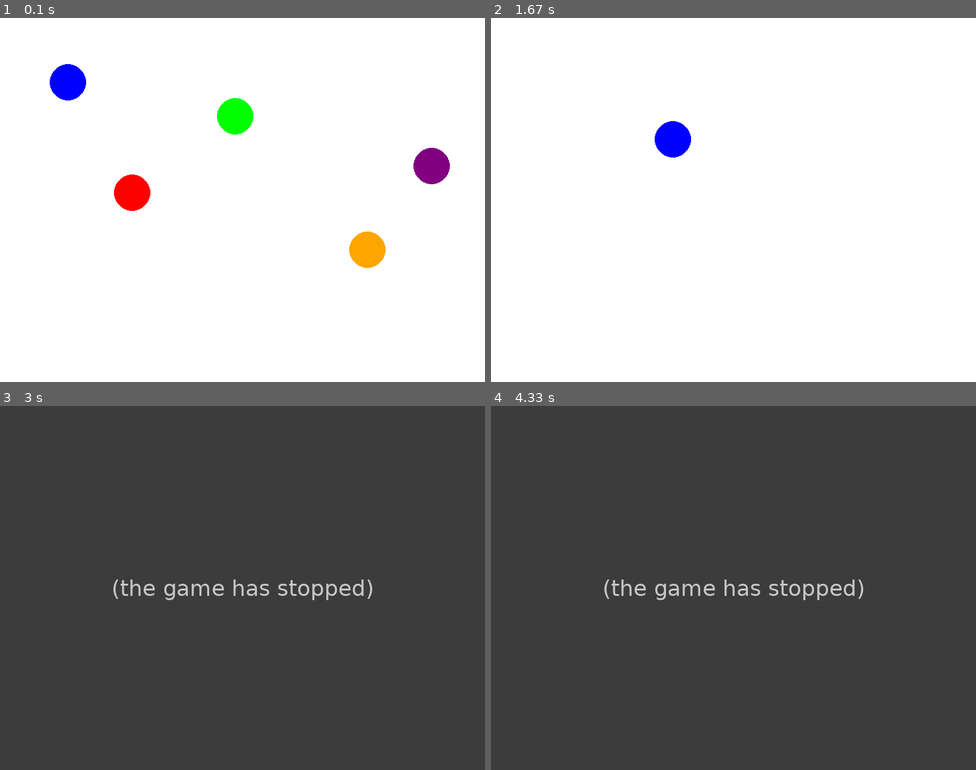
Above: before the commit, frames 1-4 (two rows, left to right).
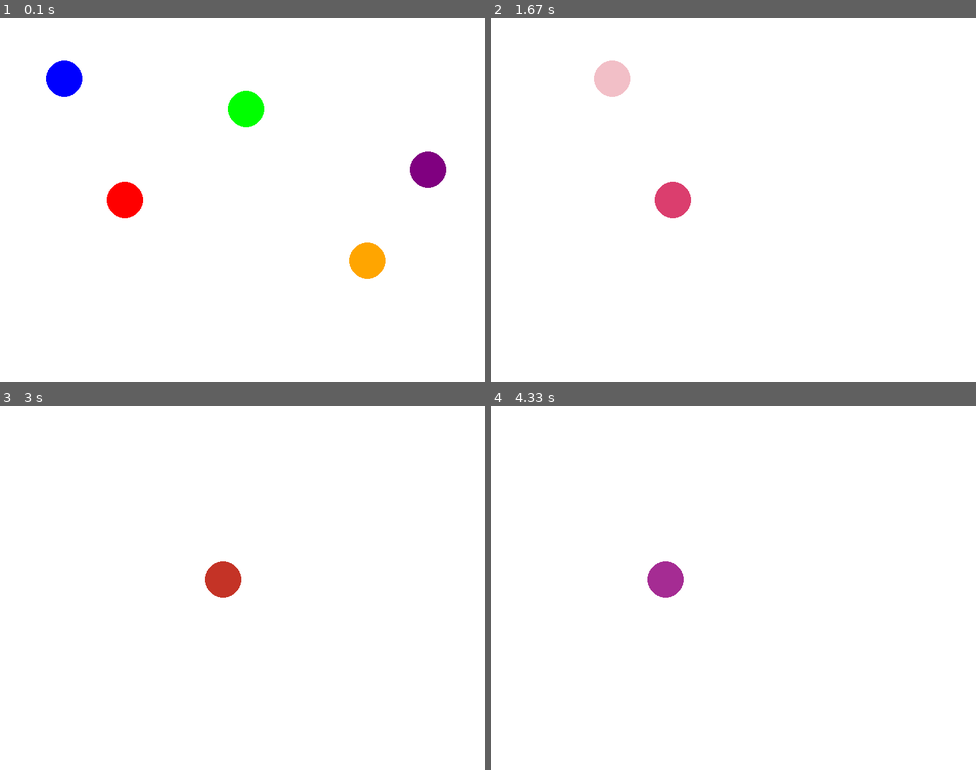
Above: after the commit, the same moments.

Repository: professorCrispoltoni/oop_pygame
Game: pygame game, started from Lesson1/lesson1_challenge.py
Two runs of this game, one before a commit and one after it. Both use one fixed random seed, a clock stepped at 60 frames per second and the inputs below.
Inputs:
- Up to frame 1 (0.1 s): no input
- Up to frame 2 (1.67 s): tap Space at 0.33, 1.07, 1.37, 1.57 s; tap A at 0.67 s
- Up to frame 3 (3 s): tap Space at 1.9, 2.2 s; tap A at 1.98 s
- Up to frame 4 (4.33 s): no input

The runs differ from the first frame. In frame 1, 1.8% of the frame differs, in the area x 9-93%, y 11-72%; in frame 2, 1.7%; in frame 3, 100%, in the area x 0-100%, y 0-100%; in frame 4, 100%.
Before the commit the program exited at 1.92 s; later frames show no game.

Commit message:
Add files via upload

Diff:
--- a/Lesson1/lesson1_challenge.py
+++ b/Lesson1/lesson1_challenge.py
@@ -1,14 +1,14 @@
 import pygame
 import random
-import math
+import time
 
 # --- inizializzazione di pygame ---
 pygame.init()
 LARGHEZZA, ALTEZZA = 800, 600
 schermo = pygame.display.set_mode((LARGHEZZA, ALTEZZA))
-pygame.display.set_caption("Ripasso: liste, funzioni e cicli")
+pygame.display.set_caption("Cerchi dinamici")
 
-# --- lista di posizioni iniziali (x, y) ---
+# --- lista di posizioni iniziali (x, y) dei centri dei cerchi ---
 cerchi = [
     [100, 100],
     [200, 300],
@@ -26,53 +26,31 @@
     (128, 0, 128)
 ]
 
-# --- lista delle velocità (dx, dy) ---
-velocita = [
-    [2, 1],
-    [3, -2],
-    [-2, 2],
-    [1, -3],
-    [2, -1]
-]
-
-RAGGIO = 30
+# --- velocità dei cerchi (dx, dy) ---
+velocita = [[1, 1] for _ in cerchi]
 
 # --- funzione per disegnare i cerchi ---
-def disegna_cerchi(lista_pos, lista_col):
+def disegna_cerchi(lista_pos):
     for i, pos in enumerate(lista_pos):
-        pygame.draw.circle(schermo, lista_col[i], pos, RAGGIO)
+        pygame.draw.circle(schermo, colori[i], pos, 30)
 
-# --- funzione per aggiornare le posizioni ---
-def aggiorna(lista_pos, lista_vel):
-    for i in range(len(lista_pos)):
-        lista_pos[i][0] += lista_vel[i][0]
-        lista_pos[i][1] += lista_vel[i][1]
+# --- funzione per aggiornare le posizioni con rimbalzo ---
+def aggiorna(lista_pos, velocita):
+    for i, pos in enumerate(lista_pos):
+        pos[0] += velocita[i][0]
+        #pos[1] += velocita[i][1]
 
-        # --- rimbalzo sui bordi ---
-        if lista_pos[i][0] < RAGGIO or lista_pos[i][0] > LARGHEZZA - RAGGIO:
-            lista_vel[i][0] = -lista_vel[i][0]
-        if lista_pos[i][1] < RAGGIO or lista_pos[i][1] > ALTEZZA - RAGGIO:
-            lista_vel[i][1] = -lista_vel[i][1]
-
-# --- funzione per controllare collisioni ---
-def controlla_collisioni(lista_pos, lista_vel):
-    for i in range(len(lista_pos)):
-        for j in range(i+1, len(lista_pos)):
-            dx = lista_pos[i][0] - lista_pos[j][0]
-            dy = lista_pos[i][1] - lista_pos[j][1]
-            distanza = math.sqrt(dx*dx + dy*dy)
-
-            if distanza < 2*RAGGIO:  # collisione
-                # rimbalzo semplice: invertiamo direzioni
-                print(f"Collisione tra cerchio {i} e cerchio {j}")
-                lista_vel[i][0] = -lista_vel[i][0]
-                lista_vel[i][1] = -lista_vel[i][1]
-                lista_vel[j][0] = -lista_vel[j][0]
-                lista_vel[j][1] = -lista_vel[j][1]
+        # controllo bordo orizzontale
+        if pos[0] < 0 or pos[0] > LARGHEZZA:
+            velocita[i][0] *= -1
+        # controllo bordo verticale
+        if pos[1] < 0 or pos[1] > ALTEZZA:
+            velocita[i][1] *= -1
 
 # --- ciclo principale ---
 clock = pygame.time.Clock()
 running = True
+ultimo_cambio = time.time()
 
 while running:
     # gestisce eventi
@@ -80,21 +58,37 @@
         if event.type == pygame.QUIT:
             running = False
         elif event.type == pygame.KEYDOWN:
-            if event.key == pygame.K_SPACE:  # aggiungi un cerchio
-                if len(cerchi)>1:
-                    cerchi.pop(-1)
+            if event.key == pygame.K_SPACE:  # rimuovi un cerchio a caso
+                if len(cerchi) > 1:
+                    idx = random.randint(0, len(cerchi)-1)
+                    cerchi.pop(idx)
+                    velocita.pop(idx)
+                    colori.pop(idx)
                 else:
                     running = False
+            elif event.key == pygame.K_a:  # aggiungi un cerchio casuale
+                x = random.randint(0, LARGHEZZA)
+                y = random.randint(0, ALTEZZA)
+                cerchi.append([x, y])
+                #velocita.append([random.choice([-1,1]), random.choice([-1,1])])
+                velocita.append([random.choice([-1,1]), 0])
+                colori.append((random.randint(0,255), random.randint(0,255), random.randint(0,255)))
 
-    # logica
+    # cambia colore dei cerchi ogni secondo
+    if time.time() - ultimo_cambio > 1:
+        for i in range(len(colori)):
+            colori[i] = (random.randint(0,255), random.randint(0,255), random.randint(0,255))
+        ultimo_cambio = time.time()
+
+    # logica del gioco
     aggiorna(cerchi, velocita)
-    controlla_collisioni(cerchi, velocita)
 
-    # disegno
-    schermo.fill((255, 255, 255))
-    disegna_cerchi(cerchi, colori)
-    pygame.display.flip()
+    # disegno sullo schermo
+    schermo.fill((255, 255, 255))  # sfondo bianco
+    disegna_cerchi(cerchi)
+    pygame.display.flip()  # aggiorna tutto lo schermo
 
+    # velocità di aggiornamento (frame al secondo)
     clock.tick(60)
 
 pygame.quit()
